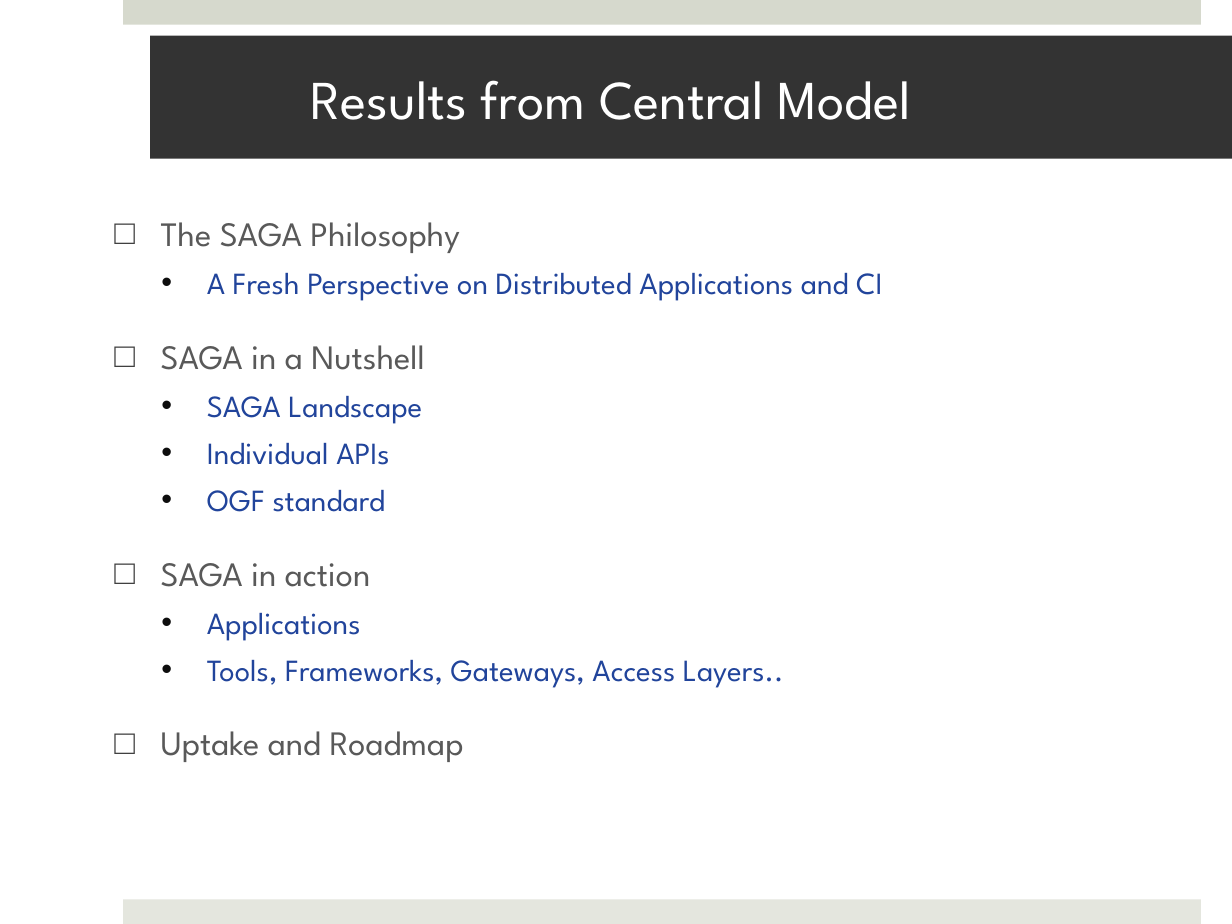
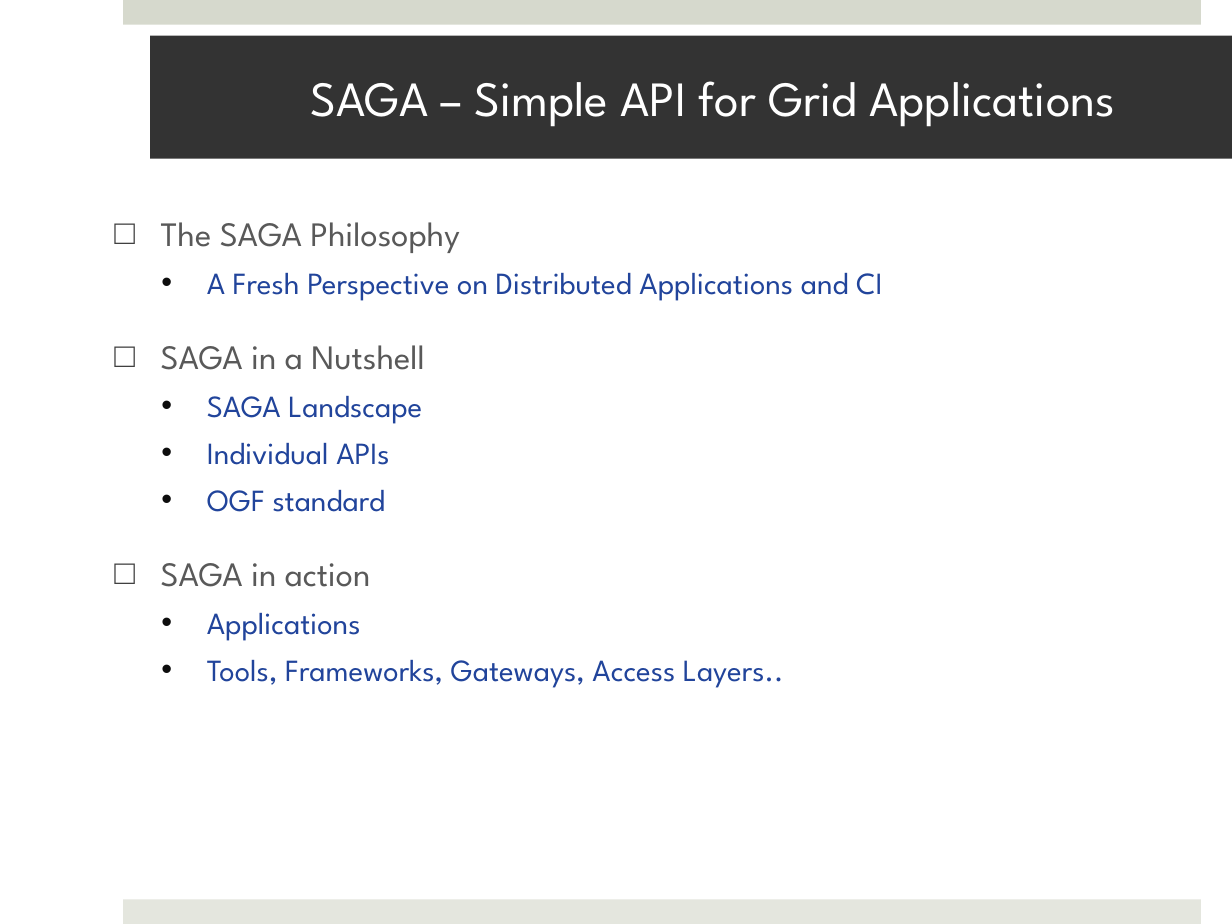
Before and after one commit to saga-project/saga-cpp-legacy-projects, a slide deck: slide 2 of papers/data_intensive/eScience09/RoyalSocietyPresentation.pptx (slide 12 before the commit). Drawn at 1232x924 pixels with LibreOffice and Linux fonts; fonts in the diff are those of the drawing; background and template pictures are left out. Boxes give left, top, right and bottom in pixels: in the first picture for what was removed or moved away, otherwise in the second. Text is boxed around its words. In the diff, an @@ line names an element or a change of style, - is before the commit and + after.

Commit message:
Changed presentation  (waiting on Chris' results)

```diff
--- a/papers/data_intensive/eScience09/RoyalSocietyPresentation.pptx
+++ b/papers/data_intensive/eScience09/RoyalSocietyPresentation.pptx
@@ title at [310, 81, 1115, 127]: text changed; size 32 to 28.8 pt @@
-Results from Central Model
+SAGA – Simple API for Grid Applications
@@ text at [161, 731, 464, 762]: paragraph removed @@
-□ Uptake and Roadmap
```
Also in this commit, not shown: 7 other slides changed, 5 slides added, 2 slides removed, 1 other file.
